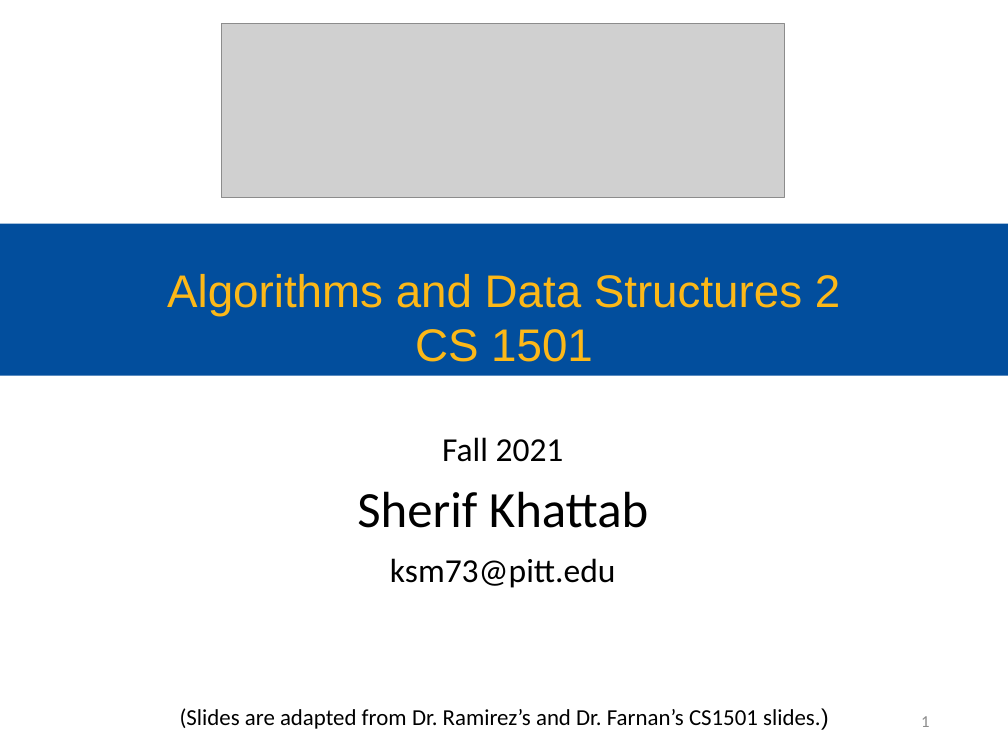
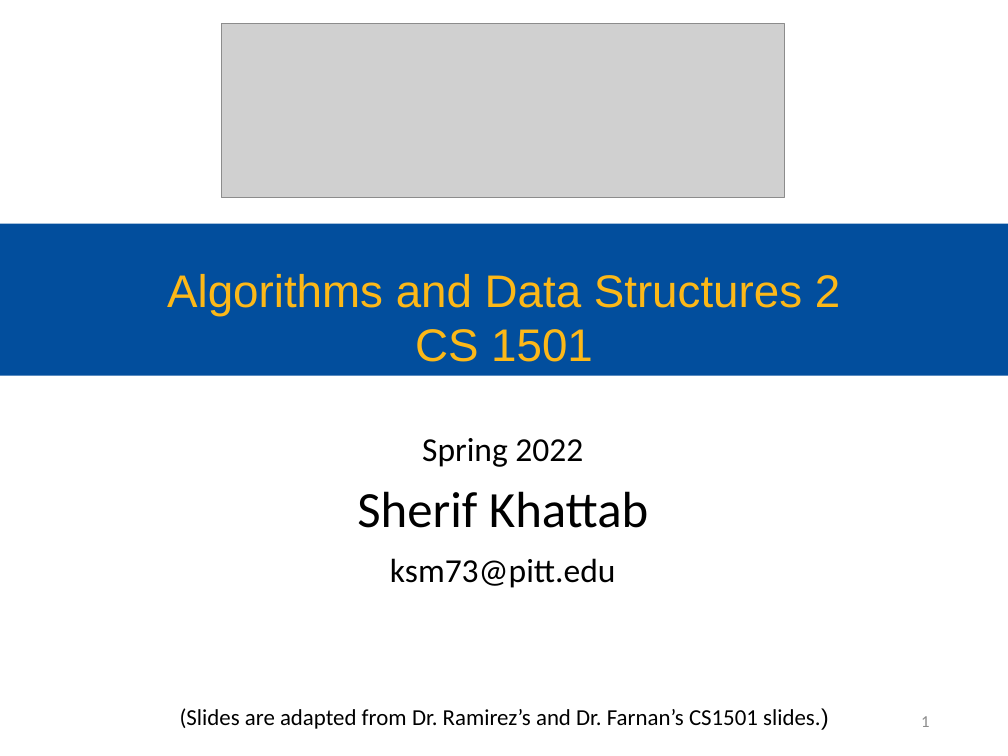
Before and after one commit to cs1501-2224/handouts, a slide deck: slide 1 of DraftSlides/Lecture7.pptx. Drawn at 1008x756 pixels with LibreOffice and Linux fonts; fonts in the diff are those of the drawing; grey boxes stand for pictures. Boxes give left, top, right and bottom in pixels: in the first picture for what was removed or moved away, otherwise in the second. Text is boxed around its words. In the diff, an @@ line names an element or a change of style, - is before the commit and + after.

```diff
--- a/DraftSlides/Lecture7.pptx
+++ b/DraftSlides/Lecture7.pptx
@@ subtitle at (x1=422, y1=438, x2=583, y2=467): text changed @@
-Fall 2021
+Spring 2022
```
Also in this commit, not shown: 8 other slides changed, 6 slides added, 1 slide removed, 8 other files.
